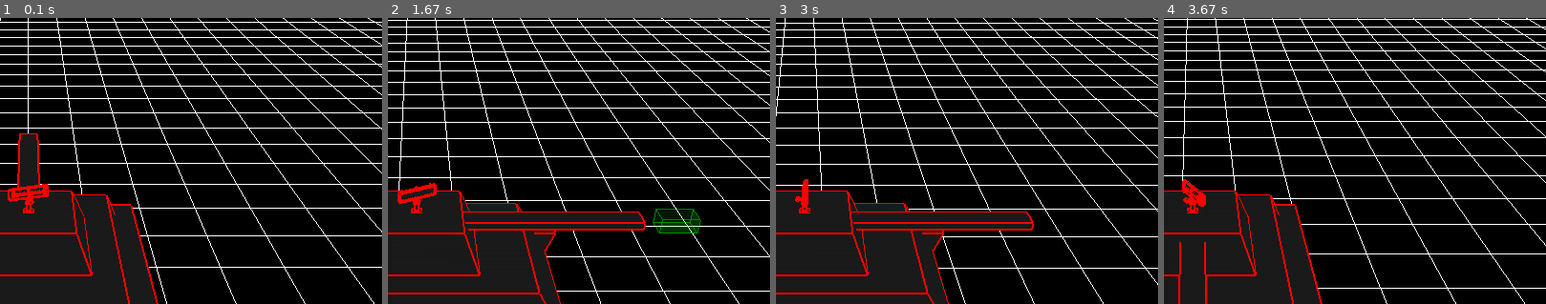
Above: before the commit, frames 1-4 (left to right).
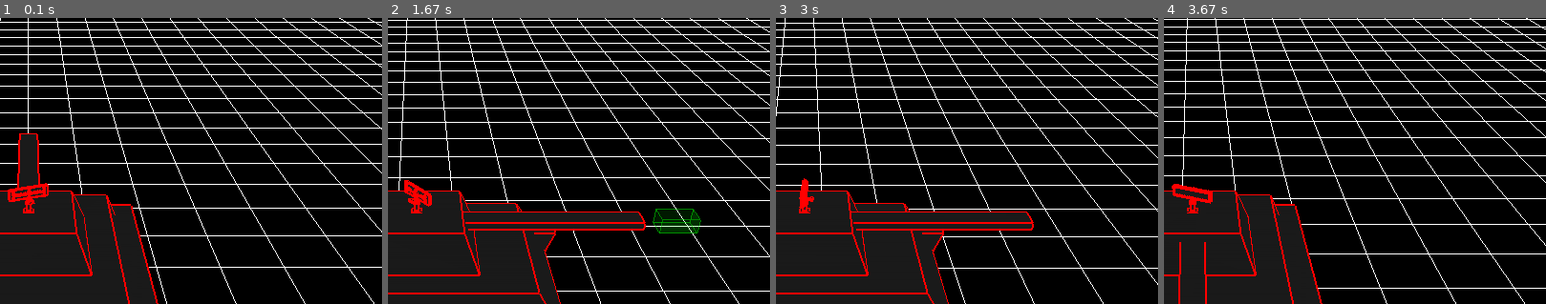
Above: after the commit, the same moments.

Repository: antonioam82/tank_controller
Game: pygame game, started from tank_demo_v.py
Same seed, same stepped clock (60 frames per second), same inputs: the game is played once before the commit and once after it.
Inputs:
- Up to frame 1 (0.1 s): no input
- Up to frame 2 (1.67 s): tap Y at 0.33, 1.65 s; hold Right 0.67-1.13 s; hold Up 1.17-1.47 s; hold Right from 1.5 s (still down)
- Up to frame 3 (3 s): release Right at 1.97 s; hold Left 2-2.53 s; tap V at 2.15 s; hold Down 2.57-2.87 s; tap C at 2.72 s; hold Left from 2.9 s (still down)
- Up to frame 4 (3.67 s): tap Y at 3.05 s; release Left at 3.3 s; hold Up from 3.33 s (still down); tap V at 3.48 s
The pictures show only the part of the screen within x 46-96%, y 0-50%; the shares and areas given below are measured in that part.

The runs differ from the first frame. In frame 1, less than 0.1% of the frame differs, in the area x 2-13%, y 57-65%; in frame 2, 0.4%, in the area x 2-13%, y 56-66%; in frame 3, less than 0.1%; in frame 4, 0.4%.

Commit message:
Multiplicación por 'dt' en velocidad rotacion de antena

Diff:
--- a/tank_demo_v.py
+++ b/tank_demo_v.py
@@ -611,7 +611,7 @@
             glCallList(model_bullet)
             glPopMatrix()
 
-        rot_y_antena += 1.5
+        rot_y_antena += 240 * dt
 
         glPopMatrix() # 468, 451, 434, 417, 400, 383, 366
 
